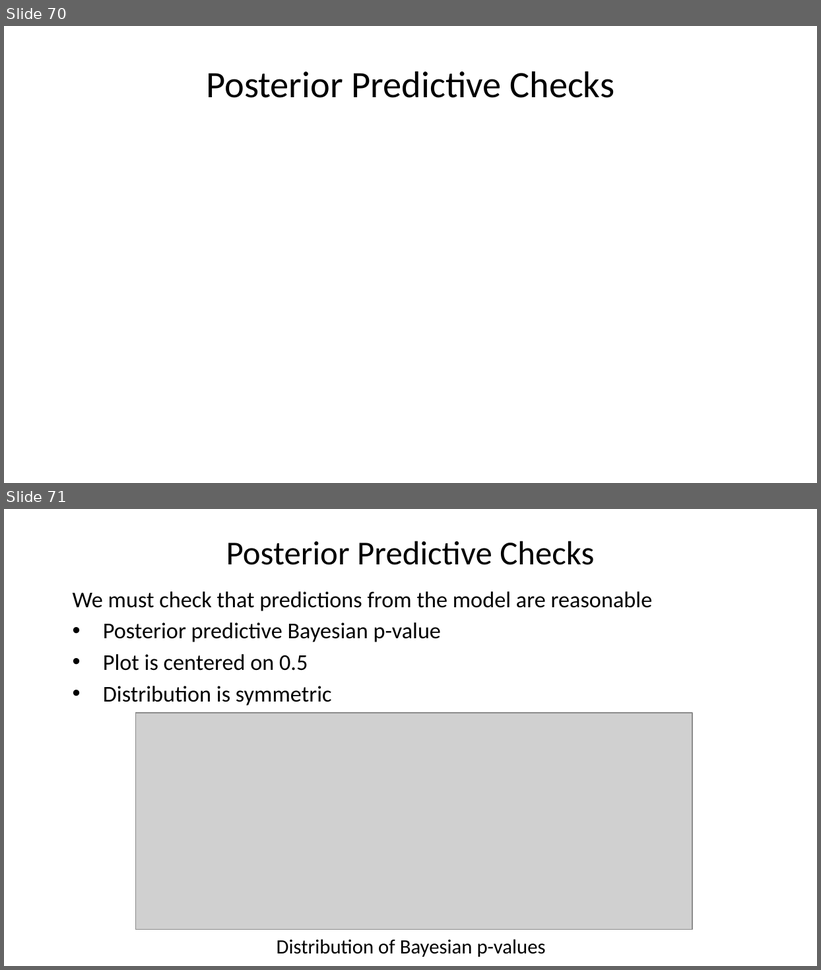
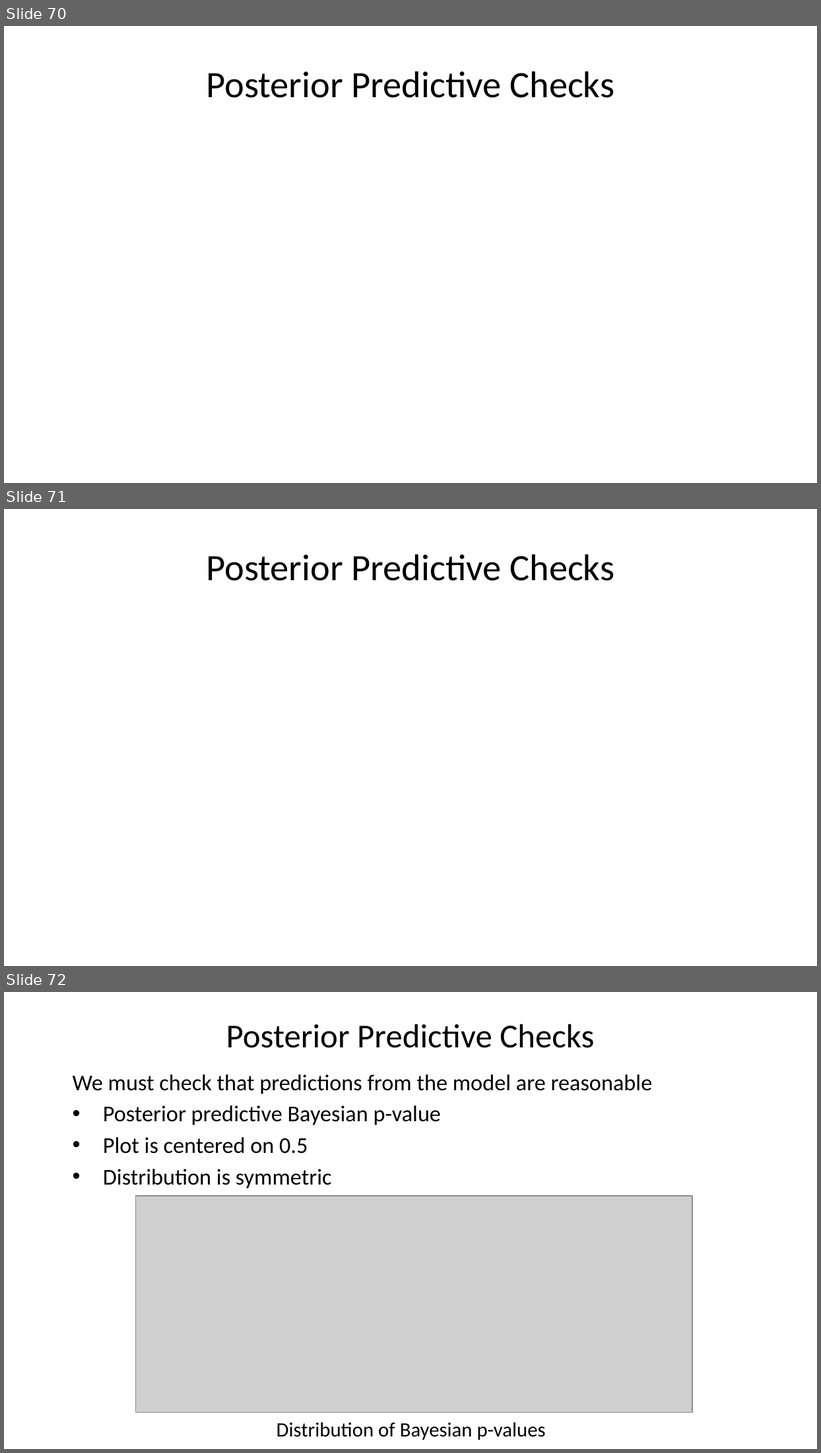
Before and after one commit to StephenElston/CSCI-E-83, a slide deck: LectureSlides/13_BayesModels_MCMC.pptx. Shown one above the other, each under a label of ours: slides 70 and 71 before the commit, slides 70, 71 and 72 after it. The pictures are 821x970 and 821x1453 pixels, drawn with LibreOffice and Linux fonts; fonts in the diff are those of the drawing; grey boxes stand for pictures. Boxes give left, top, right and bottom in pixels: in the first picture for what was removed or moved away, otherwise in the second. Text is boxed around its words. In the diff, an @@ line names an element or a change of style, - is before the commit and + after.

```diff
--- a/LectureSlides/13_BayesModels_MCMC.pptx
+++ b/LectureSlides/13_BayesModels_MCMC.pptx
@@ slide 71 added at [4, 509, 817, 966], background #FFFFFF @@
@@ title added at [206, 554, 614, 581], 33 pt, text #000000 @@
+Posterior Predictive Checks
@@ what was slide 71 is now slide 72 @@
```
